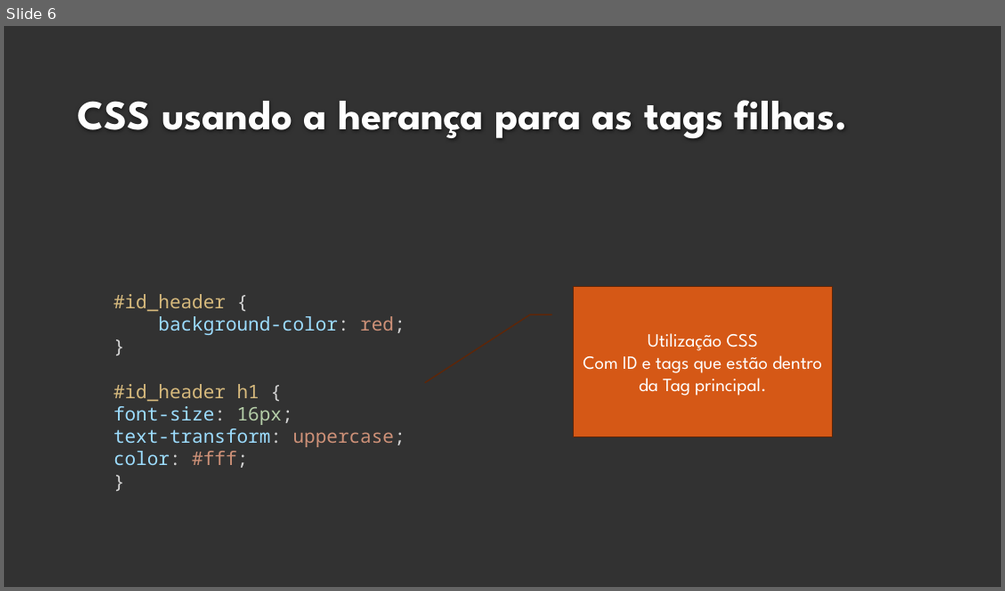
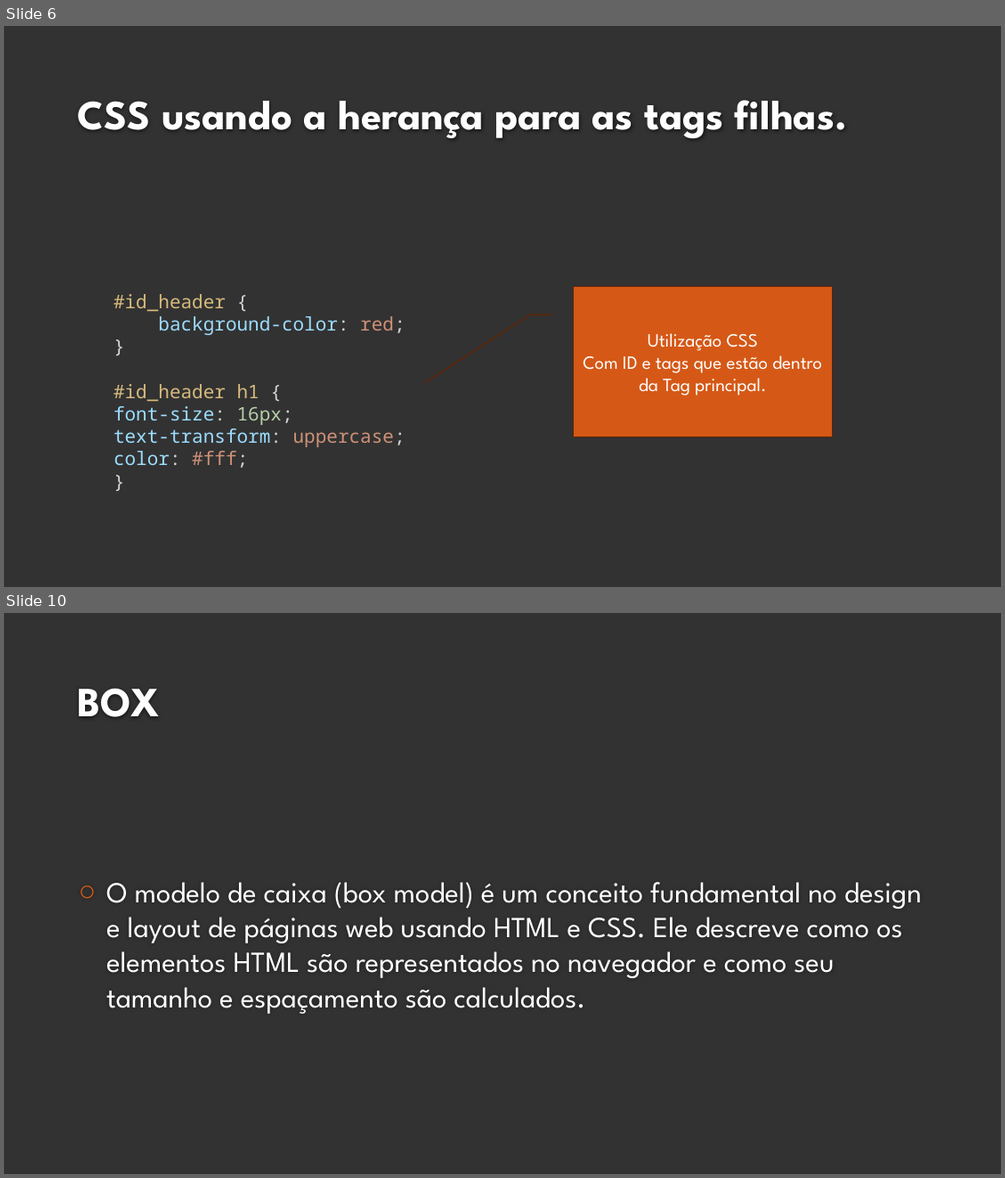
Before and after one commit to fabio-sudo/Curso_JS, a slide deck: HTML_CSS/Material_Html/5 - HTML - CSS.pptx. Shown one above the other, each under a label of ours: slide 6 before the commit, slides 6 and 10 after it; the slides between them are not shown. The pictures are 1005x591 and 1005x1178 pixels, drawn with LibreOffice and Linux fonts; fonts in the diff are those of the drawing; background and template pictures are left out. Boxes give left, top, right and bottom in pixels: in the first picture for what was removed or moved away, otherwise in the second. Text is boxed around its words. In the diff, an @@ line names an element or a change of style, - is before the commit and + after.

```diff
--- a/HTML_CSS/Material_Html/5 - HTML - CSS.pptx
+++ b/HTML_CSS/Material_Html/5 - HTML - CSS.pptx
@@ slide 10 added at bbox=[4, 613, 1001, 1174], background #323232 @@
@@ title added at bbox=[78, 688, 160, 717], 40 pt, text #FEFEFE, bold @@
+BOX
@@ text added at bbox=[106, 882, 922, 1013], 28 pt, text #FFFFFF @@
+○ O modelo de caixa (box model) é um conceito fundamental no design e layout de páginas web usando HTML e CSS. Ele descreve como os elementos HTML são representados no navegador e como seu tamanho e espaçamento são calculados.
```
Also in this commit, not shown: 12 other slides added, 1 slide removed, 7 other files.
